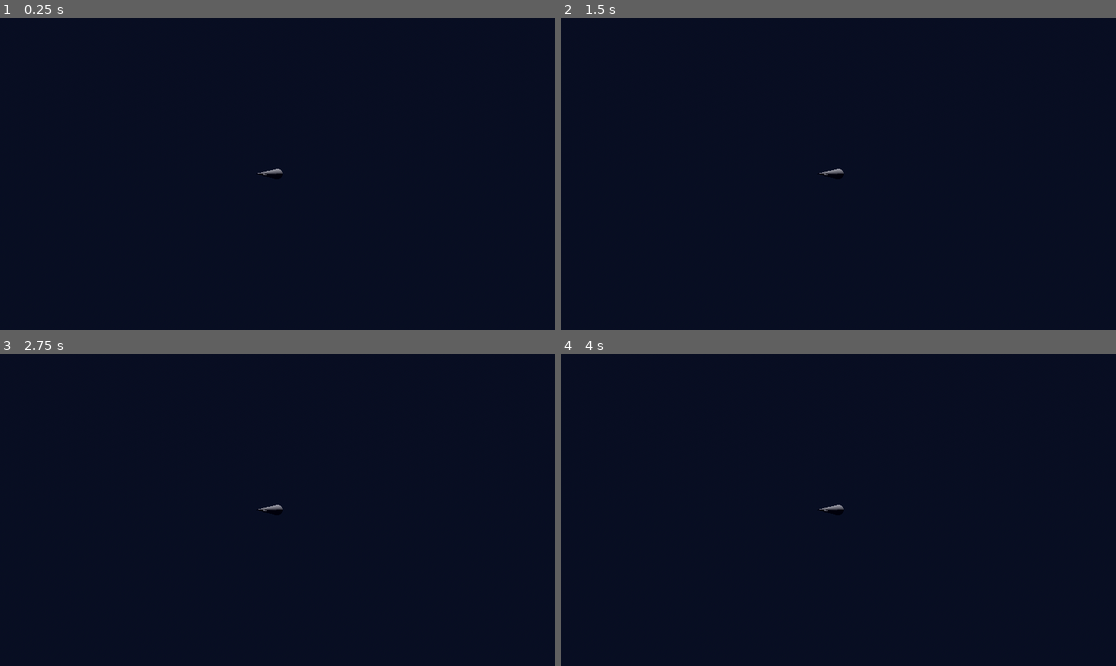
Above: before the commit, frames 1-4 (two rows, left to right).
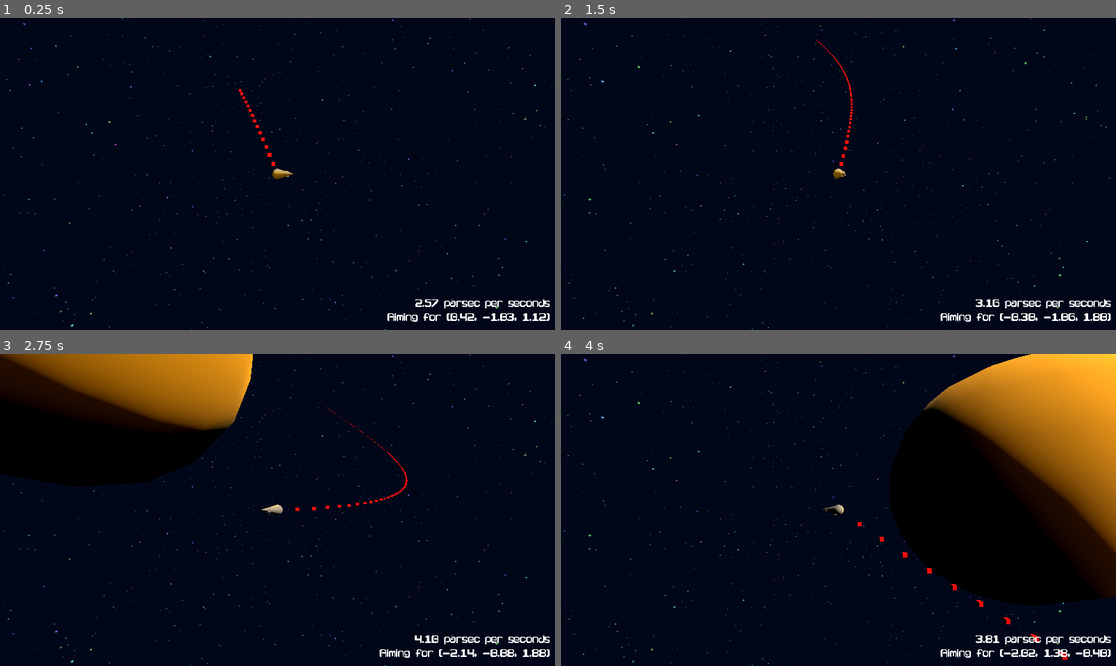
Above: after the commit, the same moments.

Repository: BlessedSleepSeeker/SpeedOfLight
Game: Godot game, scene res://world/StarSystem.tscn
Same seed, same stepped clock (60 frames per second), same inputs: the game is played once before the commit and once after it.
Inputs (mouse positions are in pixels of both pictures, inside the frame that each line leads up to):
- Up to frame 1 (0.25 s): no input
- Up to frame 2 (1.5 s): move the mouse to (960, 158) at 0.52 s; click (960, 158) at 0.6 s; move the mouse to (727, 189) at 1.27 s; click (727, 189) at 1.35 s
- Up to frame 3 (2.75 s): move the mouse to (333, 441) at 2.02 s; click (333, 441) at 2.1 s
- Up to frame 4 (4 s): move the mouse to (810, 572) at 2.77 s; click (810, 572) at 2.85 s; move the mouse to (1005, 556) at 3.52 s; click (1005, 556) at 3.6 s

The runs differ from the first frame. In frame 1, 1.2% of the frame differs, in the area x 0-100%, y 0-100%; in frame 2, 1.2%; in frame 3, 18%; in frame 4, 29%.

Commit message:
Figured out gravity

Diff:
--- /dev/null
+++ b/speed-of-light/HUD/CometHUD.tscn
@@ -0,0 +1,47 @@
+[gd_scene load_steps=3 format=3 uid="uid://c7q63bor5yfyf"]
+
+[ext_resource type="Script" uid="uid://cm5oj8i5i62uo" path="res://HUD/comet_hud.gd" id="1_4unup"]
+[ext_resource type="Theme" uid="uid://bk3xwao2qwxm8" path="res://HUD/HUD_theme.tres" id="1_ef8i1"]
+
+[node name="CometHUDLayer" type="CanvasLayer"]
+script = ExtResource("1_4unup")
+
+[node name="CometHud" type="MarginContainer" parent="."]
+anchors_preset = 15
+anchor_right = 1.0
+anchor_bottom = 1.0
+grow_horizontal = 2
+grow_vertical = 2
+theme = ExtResource("1_ef8i1")
+
+[node name="VBoxContainer" type="VBoxContainer" parent="CometHud"]
+layout_mode = 2
+alignment = 2
+
+[node name="HBoxContainer" type="HBoxContainer" parent="CometHud/VBoxContainer"]
+layout_mode = 2
+size_flags_vertical = 3
+alignment = 2
+
+[node name="HBoxContainer" type="VBoxContainer" parent="CometHud/VBoxContainer/HBoxContainer"]
+layout_mode = 2
+size_flags_horizontal = 3
+alignment = 2
+
+[node name="SpeedLabel" type="RichTextLabel" parent="CometHud/VBoxContainer/HBoxContainer/HBoxContainer"]
+unique_name_in_owner = true
+layout_mode = 2
+size_flags_horizontal = 3
+bbcode_enabled = true
+text = "test"
+fit_content = true
+horizontal_alignment = 2
+
+[node name="DirectionLabel" type="RichTextLabel" parent="CometHud/VBoxContainer/HBoxContainer/HBoxContainer"]
+unique_name_in_owner = true
+layout_mode = 2
+size_flags_horizontal = 3
+bbcode_enabled = true
+text = "aaaa"
+fit_content = true
+horizontal_alignment = 2
--- /dev/null
+++ b/speed-of-light/HUD/HUD_theme.tres
@@ -0,0 +1,10 @@
+[gd_resource type="Theme" load_steps=2 format=3 uid="uid://bk3xwao2qwxm8"]
+
+[ext_resource type="FontFile" uid="uid://cday0bmfh81do" path="res://HUD/fonts/Endless-Love-All/Endless_Love.ttf" id="1_a7008"]
+
+[resource]
+default_font = ExtResource("1_a7008")
+MarginContainer/constants/margin_bottom = 10
+MarginContainer/constants/margin_left = 10
+MarginContainer/constants/margin_right = 10
+MarginContainer/constants/margin_top = 10
--- /dev/null
+++ b/speed-of-light/HUD/comet_hud.gd
@@ -0,0 +1,14 @@
+extends CanvasLayer
+class_name CometHUD
+
+@export var speed_template: String = "%.2f parsec per seconds"
+@onready var speed_lbl: RichTextLabel = %SpeedLabel
+
+@export var direction_template: String = "Aiming for (%.2f, %.2f, %.2f)"
+@onready var direction_lbl: RichTextLabel = %DirectionLabel
+
+func update_speed(spd_value: float) -> void:
+	speed_lbl.text = speed_template % spd_value
+
+func update_direction(direction_value: Vector3) -> void:
+	direction_lbl.text = direction_template % [direction_value.x, direction_value.y, direction_value.z]
--- a/speed-of-light/camera/CameraOrbit.tscn
+++ b/speed-of-light/camera/CameraOrbit.tscn
@@ -6,6 +6,7 @@
 script = ExtResource("1_casfq")
 
 [node name="SpringArm3D" type="SpringArm3D" parent="."]
+collision_mask = 0
 spring_length = 10.0
 
 [node name="Camera3D" type="Camera3D" parent="SpringArm3D"]
--- a/speed-of-light/comet/Comet.tscn
+++ b/speed-of-light/comet/Comet.tscn
@@ -15,20 +15,27 @@
 
 [node name="Comet" type="CharacterBody3D"]
 script = ExtResource("1_xiij3")
+mass = 1.0
 
 [node name="CollisionShape3D" type="CollisionShape3D" parent="."]
 shape = SubResource("SphereShape3D_xiij3")
 
-[node name="MeshInstance3D" type="MeshInstance3D" parent="."]
+[node name="MeshRotator" type="Node3D" parent="."]
+transform = Transform3D(1.1924881e-08, 0, -1, 0, 1, 0, 1, 0, 1.1924881e-08, 0, 0, 0)
+
+[node name="MeshInstance3D" type="MeshInstance3D" parent="MeshRotator"]
 transform = Transform3D(-0.016021444, 0.9998717, 0, -0.9998717, -0.016021444, 0, 0, 0, 1, -1.1310803, 0, 0)
 mesh = SubResource("CylinderMesh_xiij3")
+skeleton = NodePath("../..")
 
-[node name="MeshInstance3D2" type="MeshInstance3D" parent="."]
+[node name="MeshInstance3D2" type="MeshInstance3D" parent="MeshRotator"]
 transform = Transform3D(-0.016021444, 0.9998717, 0, -0.9998717, -0.016021444, 0, 0, 0, 1, 0, 0, 0)
 mesh = SubResource("SphereMesh_se40t")
+skeleton = NodePath("../..")
 
-[node name="MeshInstance3D3" type="MeshInstance3D" parent="."]
+[node name="MeshInstance3D3" type="MeshInstance3D" parent="MeshRotator"]
 transform = Transform3D(1, 0, 0, 0, 0.47222775, -0.8814766, 0, 0.8814766, 0.47222775, -1.1848229, 0, 0)
 mesh = SubResource("BoxMesh_se40t")
+skeleton = NodePath("../..")
 
 [node name="CameraOrbit" parent="." instance=ExtResource("2_se40t")]
--- /dev/null
+++ b/speed-of-light/comet/TailMesh.tscn
@@ -0,0 +1,18 @@
+[gd_scene load_steps=4 format=3 uid="uid://dd4isf4ojlxai"]
+
+[ext_resource type="Script" uid="uid://vl2o33yi5nd1" path="res://comet/tail_mesh.gd" id="1_xyhup"]
+
+[sub_resource type="BoxMesh" id="BoxMesh_24vei"]
+size = Vector3(0.4, 0.4, 0.4)
+
+[sub_resource type="StandardMaterial3D" id="StandardMaterial3D_24vei"]
+shading_mode = 2
+vertex_color_use_as_albedo = true
+albedo_color = Color(1, 0, 0, 1)
+
+[node name="StaticBody3D" type="StaticBody3D"]
+script = ExtResource("1_xyhup")
+
+[node name="TailMesh" type="CSGMesh3D" parent="."]
+mesh = SubResource("BoxMesh_24vei")
+material = SubResource("StandardMaterial3D_24vei")
--- a/speed-of-light/comet/comet.gd
+++ b/speed-of-light/comet/comet.gd
@@ -1,2 +1,56 @@
 extends CharacterBody3D
 class_name Comet
+
+@export var mass: float = 200
+@export var pause_movement: bool = false
+# Speed per tick * delta
+@export var speed: float = 10
+@export var initial_velocity: Vector3 = Vector3(0.5, -1, 1)
+
+@export var draw_tail: bool = true
+@export var tail_mesh: PackedScene = preload("res://comet/TailMesh.tscn")
+
+@onready var skin: Node3D = $MeshRotator
+
+const GRAVITY: float = 6.6743 * pow(10,-1)
+
+func _ready():
+	self.velocity = initial_velocity
+
+func get_speed() -> float:
+	return abs(self.velocity.x) + abs(self.velocity.y) + abs(self.velocity.z)
+
+func get_direction() -> Vector3:
+	return self.velocity
+
+func calculate_gravity_pull(puller: GravitationalPuller) -> Vector3:
+	##print("Calculating gravity pull for %s" % puller.name)
+	var m1m2: float = self.mass * puller.mass
+	#print("mass: %f" % m1m2)
+	var distance: float = calculate_distance(puller)
+	#print("distance: %f" % distance)
+	var grav_before_const: float = m1m2 / distance
+	#print("grav_before_const: %f" % grav_before_const)
+	var gravity_force: float = GRAVITY * grav_before_const
+	#print(gravity_force)
+	var pointer_vec: Vector3 = (puller.position - self.position).normalized()
+	#print("point_vec: %s" % pointer_vec)
+	var integrated_force: Vector3 = pointer_vec * gravity_force
+	#print(integrated_force)
+	#print("_______")
+	return integrated_force
+
+func calculate_distance(entity: Node3D) -> float:
+	return self.position.distance_squared_to(entity.position)
+
+func apply_pull(gravity_pull: Vector3) -> void:
+	self.velocity += gravity_pull
+
+func _physics_process(_delta):
+	#self.velocity = self.transform.basis.z * delta * speed
+	skin.look_at(velocity)
+	move_and_collide(self.velocity)
+	if draw_tail == true:
+		var inst = tail_mesh.instantiate()
+		get_tree().root.add_child(inst)
+		inst.global_position = self.global_position
--- /dev/null
+++ b/speed-of-light/comet/tail_mesh.gd
@@ -0,0 +1,5 @@
+extends StaticBody3D
+
+func _ready():
+	await get_tree().create_timer(60).timeout
+	queue_free()
--- a/speed-of-light/project.godot
+++ b/speed-of-light/project.godot
@@ -23,6 +23,17 @@
 
 enabled=PackedStringArray()
 
+[global_group]
+
+GravitationalPullers="Entities that apply gravity to the comet"
+
+[importer_defaults]
+
+font_data_dynamic={
+&"antialiasing": 0,
+&"hinting": 0
+}
+
 [input]
 
 RotateCameraMouse={
--- /dev/null
+++ b/speed-of-light/world/GravitationalPuller.gd
@@ -0,0 +1,7 @@
+extends StaticBody3D
+class_name GravitationalPuller
+
+@export var mass: float = 1
+
+func _ready():
+	self.add_to_group("GravitationalPullers")
--- a/speed-of-light/world/StarSystem.tscn
+++ b/speed-of-light/world/StarSystem.tscn
@@ -1,27 +1,88 @@
-[gd_scene load_steps=5 format=3 uid="uid://dwolhykk0y7ui"]
+[gd_scene load_steps=10 format=3 uid="uid://dwolhykk0y7ui"]
 
 [ext_resource type="PackedScene" uid="uid://bs8425q4yrea2" path="res://comet/Comet.tscn" id="1_26tmq"]
+[ext_resource type="Script" uid="uid://b2rqq10rx56vc" path="res://world/star_system.gd" id="1_evqdb"]
+[ext_resource type="Shader" uid="uid://cooa1b3ar17sw" path="res://world/sky/starry_sky.gdshader" id="2_frprf"]
+[ext_resource type="PackedScene" uid="uid://w1psgvc7ptbx" path="res://world/stars/Star.tscn" id="3_6cfv3"]
+[ext_resource type="PackedScene" uid="uid://dcx4pnt0kt3gn" path="res://world/planets/Planet.tscn" id="4_rca7r"]
+[ext_resource type="PackedScene" uid="uid://c7q63bor5yfyf" path="res://HUD/CometHUD.tscn" id="5_xf21s"]
 
-[sub_resource type="ProceduralSkyMaterial" id="ProceduralSkyMaterial_26tmq"]
-sky_top_color = Color(0.0518, 0.06944001, 0.14, 1)
-sky_horizon_color = Color(0.050980393, 0.07058824, 0.14117648, 1)
-ground_bottom_color = Color(0.050980393, 0.07058824, 0.14117648, 1)
-ground_horizon_color = Color(0.050980393, 0.07058824, 0.14117648, 1)
+[sub_resource type="ShaderMaterial" id="ShaderMaterial_6cfv3"]
+shader = ExtResource("2_frprf")
+shader_parameter/sky_color = Color(0.03, 0.05, 0.11, 1)
+shader_parameter/star_base_color = Color(0.8, 1, 0.3, 1)
+shader_parameter/star_hue_offset = 0.6
+shader_parameter/star_intensity = 0.08
+shader_parameter/star_twinkle_speed = 0.8
+shader_parameter/star_twinkle_intensity = 0.2
+shader_parameter/layer_scale = 20.0
+shader_parameter/layer_scale_step = 10.0
+shader_parameter/layers_count = 3
 
-[sub_resource type="Sky" id="Sky_frprf"]
-sky_material = SubResource("ProceduralSkyMaterial_26tmq")
+[sub_resource type="Sky" id="Sky_rca7r"]
+sky_material = SubResource("ShaderMaterial_6cfv3")
 
 [sub_resource type="Environment" id="Environment_6cfv3"]
 background_mode = 2
-sky = SubResource("Sky_frprf")
+sky = SubResource("Sky_rca7r")
+ambient_light_source = 1
+reflected_light_source = 1
 
 [node name="StarSystem" type="Node3D"]
-
-[node name="Comet" parent="." instance=ExtResource("1_26tmq")]
+script = ExtResource("1_evqdb")
 
 [node name="WorldEnvironment" type="WorldEnvironment" parent="."]
 environment = SubResource("Environment_6cfv3")
 
-[node name="DirectionalLight3D" type="DirectionalLight3D" parent="."]
-transform = Transform3D(1, 0, 0, 0, -0.0027925177, 0.9999961, 0, -0.9999961, -0.0027925177, 0, 1.5918078, 0)
-shadow_enabled = true
+[node name="DirectionalLight3D" type="DirectionalLight3D" parent="WorldEnvironment"]
+transform = Transform3D(0.7423487, 0.18235253, 0.6447217, -0.6571153, 0.38605165, 0.6474285, -0.13083562, -0.90427417, 0.40641156, 0, 448.87976, 0)
+sky_mode = 1
+
+[node name="Comet" parent="." instance=ExtResource("1_26tmq")]
+transform = Transform3D(1, 0, 0, 0, 1, 0, 0, 0, 1, 155.96133, 71.02955, -177.66962)
+
+[node name="Stars" type="Node3D" parent="."]
+
+[node name="Star" parent="Stars" instance=ExtResource("3_6cfv3")]
+transform = Transform3D(1, 0, 0, 0, 1, 0, 0, 0, 1, 9.014961, 0, 40.59831)
+collision_layer = 0
+collision_mask = 0
+
+[node name="Star2" parent="Stars" instance=ExtResource("3_6cfv3")]
+transform = Transform3D(1, 0, 0, 0, 1, 0, 0, 0, 1, 704.8041, 579.67096, 727.5653)
+
+[node name="Star3" parent="Stars" instance=ExtResource("3_6cfv3")]
+transform = Transform3D(1, 0, 0, 0, 1, 0, 0, 0, 1, -85.04552, -68.32595, -259.45325)
+visible = false
+
+[node name="Star4" parent="Stars" instance=ExtResource("3_6cfv3")]
+transform = Transform3D(1, 0, 0, 0, 1, 0, 0, 0, 1, -112.22261, 158.10257, -51.62253)
+visible = false
+
+[node name="Star5" parent="Stars" instance=ExtResource("3_6cfv3")]
+transform = Transform3D(1, 0, 0, 0, 1, 0, 0, 0, 1, -750.79565, -350.50665, -205.78586)
+visible = false
+
+[node name="Planets" type="Node3D" parent="."]
+visible = false
+
+[node name="Planet" parent="Planets" instance=ExtResource("4_rca7r")]
+transform = Transform3D(1, 0, 0, 0, 1, 0, 0, 0, 1, -226.81001, 102.72876, 139.99799)
+
+[node name="Planet2" parent="Planets" instance=ExtResource("4_rca7r")]
+transform = Transform3D(1, 0, 0, 0, 1, 0, 0, 0, 1, 130.90118, -319.28253, 288.06165)
+
+[node name="Planet3" parent="Planets" instance=ExtResource("4_rca7r")]
+transform = Transform3D(1, 0, 0, 0, 1, 0, 0, 0, 1, -232.27333, 126.62451, -248.57365)
+
+[node name="Planet4" parent="Planets" instance=ExtResource("4_rca7r")]
+transform = Transform3D(1, 0, 0, 0, 1, 0, 0, 0, 1, -159.22484, -127.87416, 212.06523)
+
+[node name="Planet5" parent="Planets" instance=ExtResource("4_rca7r")]
+transform = Transform3D(1, 0, 0, 0, 1, 0, 0, 0, 1, 738.759, 576.3323, 228.573)
+
+[node name="Planet6" parent="Planets" instance=ExtResource("4_rca7r")]
+transform = Transform3D(1, 0, 0, 0, 1, 0, 0, 0, 1, -146.4248, 68.11861, 96.195)
+
+[node name="CometHUDLayer" parent="." instance=ExtResource("5_xf21s")]
+unique_name_in_owner = true
--- /dev/null
+++ b/speed-of-light/world/black_holes/BlackHole.tscn
@@ -0,0 +1,3 @@
+[gd_scene format=3 uid="uid://itsdca30yw1d"]
+
+[node name="BlackHole" type="Node3D"]
--- /dev/null
+++ b/speed-of-light/world/planets/Planet.tscn
@@ -0,0 +1,34 @@
+[gd_scene load_steps=6 format=3 uid="uid://dcx4pnt0kt3gn"]
+
+[ext_resource type="Script" uid="uid://ddoycdpgl8wya" path="res://world/planets/planet.gd" id="1_pkd2e"]
+
+[sub_resource type="StandardMaterial3D" id="StandardMaterial3D_0knnf"]
+vertex_color_use_as_albedo = true
+albedo_color = Color(0, 0.41, 0.34166664, 1)
+
+[sub_resource type="SphereMesh" id="SphereMesh_pkd2e"]
+material = SubResource("StandardMaterial3D_0knnf")
+radius = 3.0
+height = 6.0
+radial_segments = 16
+rings = 8
+
+[sub_resource type="StandardMaterial3D" id="StandardMaterial3D_pkd2e"]
+vertex_color_use_as_albedo = true
+albedo_color = Color(0.16470002, 0.22437, 0.27, 1)
+
+[sub_resource type="CylinderMesh" id="CylinderMesh_0knnf"]
+material = SubResource("StandardMaterial3D_pkd2e")
+top_radius = 5.0
+bottom_radius = 5.0
+height = 0.1
+
+[node name="Planet" type="StaticBody3D"]
+script = ExtResource("1_pkd2e")
+mass = 200.0
+
+[node name="MeshInstance3D" type="MeshInstance3D" parent="."]
+mesh = SubResource("SphereMesh_pkd2e")
+
+[node name="MeshInstance3D" type="MeshInstance3D" parent="MeshInstance3D"]
+mesh = SubResource("CylinderMesh_0knnf")
--- /dev/null
+++ b/speed-of-light/world/planets/planet.gd
@@ -0,0 +1,2 @@
+extends GravitationalPuller
+class_name Planet
--- /dev/null
+++ b/speed-of-light/world/sky/starry_sky.gdshader
@@ -0,0 +1,113 @@
+shader_type sky;
+
+// Comment this if you don't want to use star twinke. However, if you do want to keep it,
+// I suggest you to set the sky process mode to High-Quality Incremental or Real-Time,
+// as star twinkling may greatly impact performance.
+#define USE_TWINKLE
+
+group_uniforms sky;
+uniform vec3 sky_color: source_color = vec3(0.03, 0.05, 0.11);
+
+group_uniforms stars;
+uniform vec3 star_base_color: source_color = vec3(0.8, 1.0, 0.3);
+uniform float star_hue_offset: hint_range(0., 1.) = 0.6;
+uniform float star_intensity: hint_range(0., 0.2) = 0.08;
+#ifdef USE_TWINKLE
+uniform float star_twinkle_speed: hint_range(0.0, 2.0) = 0.8;
+uniform float star_twinkle_intensity: hint_range(0.0, 1.0) = 0.2;
+#endif
+
+group_uniforms layers;
+uniform float layer_scale: hint_range(0., 60.) = 20.;
+uniform float layer_scale_step: hint_range(0., 40.) = 10.;
+uniform int layers_count: hint_range(0, 12) = 3;
+
+// Hue credit:
+// The MIT License
+// Copyright © 2024 DigvijaysinhGohil
+// https://github.com/DigvijaysinhGohil/Godot-Shader-Lib
+
+vec3 hue(vec3 input, float offset, int range_index) {
+	// RGB to HSV
+	vec4 k = vec4(0., -1./3., 2./3., -1.);
+	vec4 p = mix(vec4(input.bg, k.wz), vec4(input.gb, k.xy), step(input.b, input.g));
+	vec4 q = mix(vec4(p.xyw, input.r), vec4(input.r, p.yzx), step(p.x, input.r));
+	float d = q.x - min(q.w, q.y);
+	float e = 1.e-10;
+	vec3 hsv = vec3(abs(q.z + (q.w - q.y) / (6. * d + e)), d / (q.x + e), q.x);
+
+	offset = (range_index == 0) ? offset / 360. : offset;
+	float hue = hsv.x + offset;
+	if (hue < 0.) {
+		hsv.x = hue + 1.;
+	} else if (hue > 1.) {
+		hsv.x = hue - 1.;
+	} else {
+		hsv.x = hue;
+	}
+
+	// HSV to RGB
+	vec4 k2 = vec4(1., 2./3., 1./3., 3.);
+	vec3 p2 = abs(fract(hsv.xxx + k2.xyz) * 6. - k2.www);
+	vec3 rgb = hsv.z * mix(k2.xxx, clamp(p2 - k2.xxx, 0., 1.), hsv.y);
+	return rgb;
+}
+
+// Voronoi method credit:
+// The MIT License
+// Copyright © 2013 Inigo Quilez
+// https://www.shadertoy.com/view/ldl3Dl
+
+vec3 hash(vec3 x) {
+	x = vec3(dot(x, vec3(127.1,311.7, 74.7)),
+			 dot(x, vec3(269.5,183.3,246.1)),
+			 dot(x, vec3(113.5,271.9,124.6)));
+	return fract(sin(x) * 43758.5453123);
+}
+
+vec2 voronoi(in vec3 x){
+	vec3 p = floor(x);
+	vec3 f = fract(x);
+
+	float res = 100.;
+	float id = 0.;
+
+	for (float k = -1.; k <= 1.; k += 1.) {
+		for (float j = -1.; j <= 1.; j += 1.) {
+			for (float i = -1.; i <= 1.; i += 1.) {
+				vec3 b = vec3(i, j, k);
+				vec3 r = vec3(b) - f + hash(p + b);
+				float d = dot(r, r);
+				if (d < res) {
+					res = d;
+					id = dot(p + b, vec3(0., 57., 113.));
+				}
+		    }
+		}
+	}
+
+	return vec2(sqrt(res), id);
+}
+
+void sky() {
+	COLOR = sky_color;
+
+	for (int i = 0; i < layers_count; i++) {
+		vec3 pos = EYEDIR * (layer_scale + float(i) * layer_scale_step);
+		vec2 layer = voronoi(pos);
+
+		vec3 rand = hash(vec3(layer.y));
+
+		#ifdef USE_TWINKLE
+			float twinkle = sin(TIME * PI * star_twinkle_speed + rand.x * TAU);
+			twinkle *= star_twinkle_intensity;
+			float star = smoothstep(star_intensity + star_intensity * twinkle, 0., layer.x);
+		#else
+			float star = smoothstep(star_intensity, 0., layer.x);
+		#endif
+
+		vec3 star_color = star * hue((COLOR + star_base_color), rand.y * star_hue_offset, 1);
+
+		COLOR += star_color;
+	}
+}
--- /dev/null
+++ b/speed-of-light/world/star_system.gd
@@ -0,0 +1,23 @@
+extends Node3D
+class_name StarSystem
+
+@onready var comet: Comet = $Comet
+@onready var comet_hud: CometHUD = %CometHUDLayer
+
+var gravity_pullers: Array[Node] = []
+
+func _ready():
+	register_gravity_pullers()
+
+func register_gravity_pullers() -> void:
+	gravity_pullers = get_tree().get_nodes_in_group("GravitationalPullers")
+
+func _physics_process(delta):
+	for gravity_puller: GravitationalPuller in gravity_pullers:
+		if gravity_puller.is_visible_in_tree():
+			var gravity_pull: Vector3 = comet.calculate_gravity_pull(gravity_puller)
+			comet.apply_pull(gravity_pull)
+
+func _process(_delta):
+	comet_hud.update_speed(comet.get_speed())
+	comet_hud.update_direction(comet.get_direction())
--- /dev/null
+++ b/speed-of-light/world/stars/Star.tscn
@@ -0,0 +1,41 @@
+[gd_scene load_steps=5 format=3 uid="uid://w1psgvc7ptbx"]
+
+[ext_resource type="Script" uid="uid://b5kehyhy7wmdr" path="res://world/stars/star.gd" id="1_sljp3"]
+
+[sub_resource type="StandardMaterial3D" id="StandardMaterial3D_mnlgg"]
+vertex_color_use_as_albedo = true
+albedo_color = Color(1, 0.7166667, 0, 1)
+
+[sub_resource type="SphereMesh" id="SphereMesh_mnlgg"]
+material = SubResource("StandardMaterial3D_mnlgg")
+radius = 70.0
+height = 140.0
+radial_segments = 16
+rings = 8
+
+[sub_resource type="SphereShape3D" id="SphereShape3D_sljp3"]
+radius = 700.0
+
+[node name="Star" type="StaticBody3D"]
+script = ExtResource("1_sljp3")
+mass = 1000.0
+
+[node name="OmniLight3D" type="OmniLight3D" parent="."]
+light_color = Color(1, 0.7166667, 0, 1)
+light_energy = 100.0
+shadow_enabled = true
+omni_range = 100000.0
+
+[node name="MeshInstance3D" type="MeshInstance3D" parent="."]
+mesh = SubResource("SphereMesh_mnlgg")
+
+[node name="GravityArea" type="Area3D" parent="."]
+unique_name_in_owner = true
+gravity_space_override = 1
+gravity_point = true
+gravity_point_unit_distance = 70.0
+gravity_point_center = Vector3(0, 0, 0)
+gravity_direction = Vector3(0, 0, 0)
+
+[node name="CollisionShape3D" type="CollisionShape3D" parent="GravityArea"]
+shape = SubResource("SphereShape3D_sljp3")
--- /dev/null
+++ b/speed-of-light/world/stars/star.gd
@@ -0,0 +1,11 @@
+extends GravitationalPuller
+class_name Star
+
+@onready var gravity_area: Area3D = %GravityArea
+
+func _ready():
+	super()
+	gravity_area.body_entered.connect(on_body_entered)
+
+func on_body_entered(body: Node3D) -> void:
+	print("body %s entered %s" % [body.name, self.name])
Not shown, added: speed-of-light/HUD/comet_hud.gd.uid
Binary file added: speed-of-light/HUD/fonts/Bubbly-Bold-All/Bubbly-Bold.png
Not shown, added: speed-of-light/HUD/fonts/Bubbly-Bold-All/Bubbly-Bold.png.import
Binary file added: speed-of-light/HUD/fonts/Bubbly-Bold-All/Bubbly_Bold.ttf
Not shown, added: speed-of-light/HUD/fonts/Bubbly-Bold-All/Bubbly_Bold.ttf.import
Binary file added: speed-of-light/HUD/fonts/Bubbly-Bold-All/Bubbly_Bold_Cutout.ttf
Not shown, added: speed-of-light/HUD/fonts/Bubbly-Bold-All/Bubbly_Bold_Cutout.ttf.import
Binary file added: speed-of-light/HUD/fonts/Bubbly-Bold-All/Bubbly_Bold_Monospaced.ttf
Not shown, added: speed-of-light/HUD/fonts/Bubbly-Bold-All/Bubbly_Bold_Monospaced.ttf.import
Binary file added: speed-of-light/HUD/fonts/Bubbly-Bold-All/Bubbly_Bold_Nospace_Cutout.ttf
Not shown, added: speed-of-light/HUD/fonts/Bubbly-Bold-All/Bubbly_Bold_Nospace_Cutout.ttf.import
Binary file added: speed-of-light/HUD/fonts/Endless-Love-All/Endless-Love.png
(and 66 more such lines)
